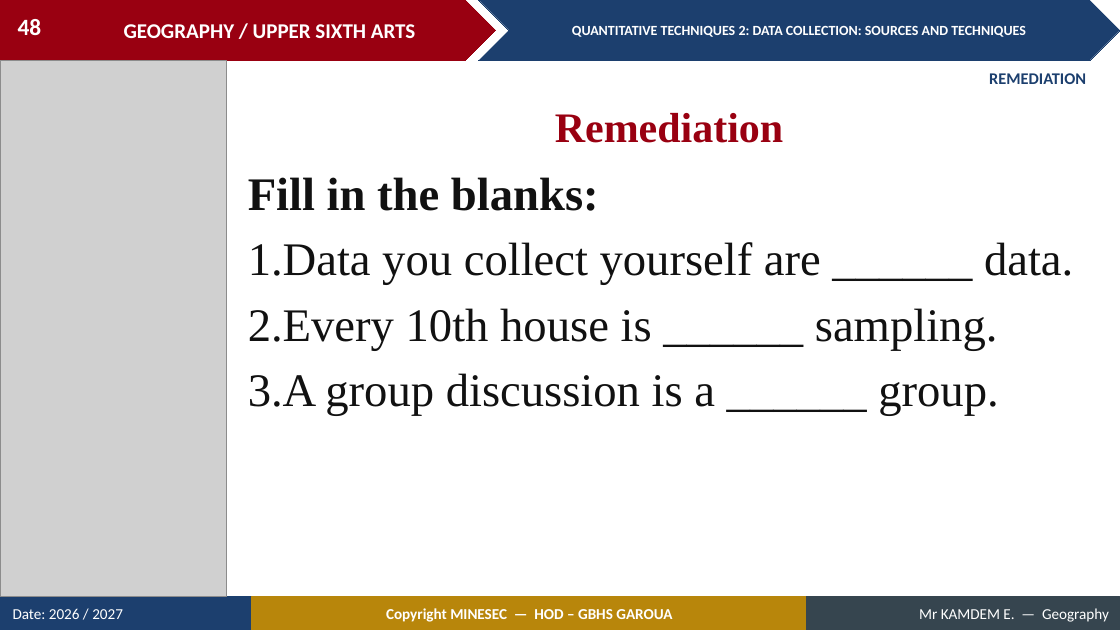
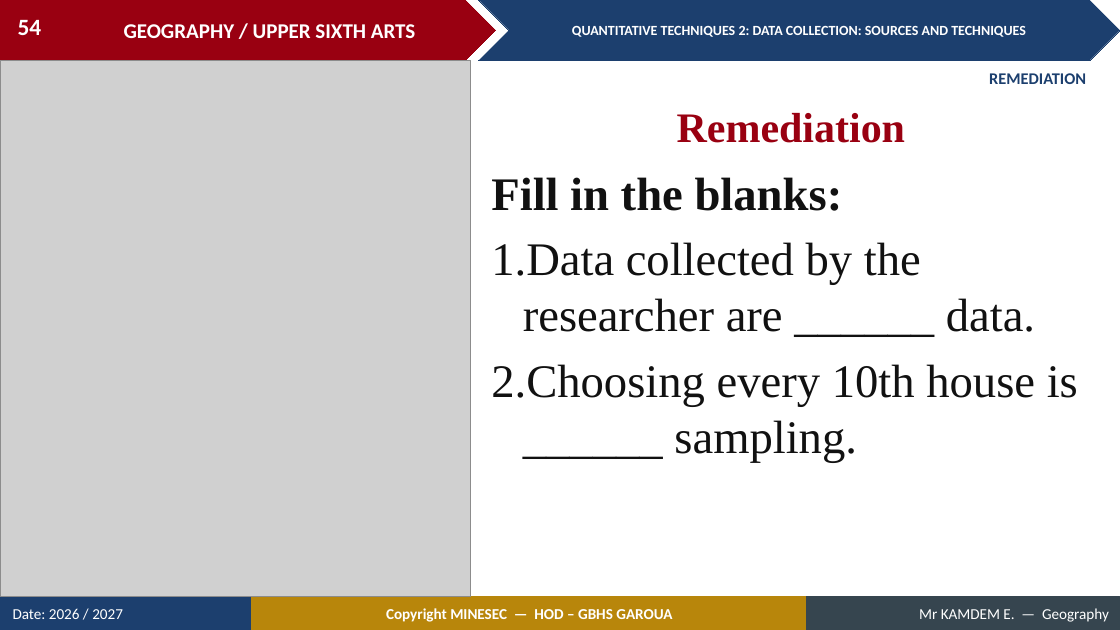
Before and after one commit to Berthautk/linea-github, a slide deck: slide 54 of lecons/USA/Practical Geography/11_USA_PRA_QT02_Data_Collection_Sources_and_Techniques.pptx (slide 48 before the commit). Drawn at 1120x630 pixels with LibreOffice and Linux fonts; fonts in the diff are those of the drawing; grey boxes stand for pictures. Boxes give left, top, right and bottom in pixels: in the first picture for what was removed or moved away, otherwise in the second. Text is boxed around its words. In the diff, an @@ line names an element or a change of style, - is before the commit and + after.

```diff
--- a/lecons/USA/Practical Geography/11_USA_PRA_QT02_Data_Collection_Sources_and_Techniques.pptx
+++ b/lecons/USA/Practical Geography/11_USA_PRA_QT02_Data_Collection_Sources_and_Techniques.pptx
@@ page number at (18,20,42,35): text changed @@
-48
+54
@@ picture: place and size @@
-picture at (0,60,227,597)
+picture at (0,60,471,597)
@@ text "Remediation": place and size @@
-text "Remediation" at (555,113,783,143)
+text "Remediation" at (677,113,905,143)
@@ text "Fill in the blanks:": place and size @@
-text "Fill in the blanks:" at (248,177,1073,416)
+text "Fill in the blanks:" at (491,177,1078,462)
@@ text at (491,242,1078,462): text changed @@
-1. Data you collect yourself are ______ data.
-2. Every 10th house is ______ sampling.
-3. A group discussion is a ______ group.
+1. Data collected by the researcher are ______ data.
+2. Choosing every 10th house is ______ sampling.
```
Also in this commit, not shown: 43 other slides changed, 14 slides added, 7 slides removed, 55 other files.
